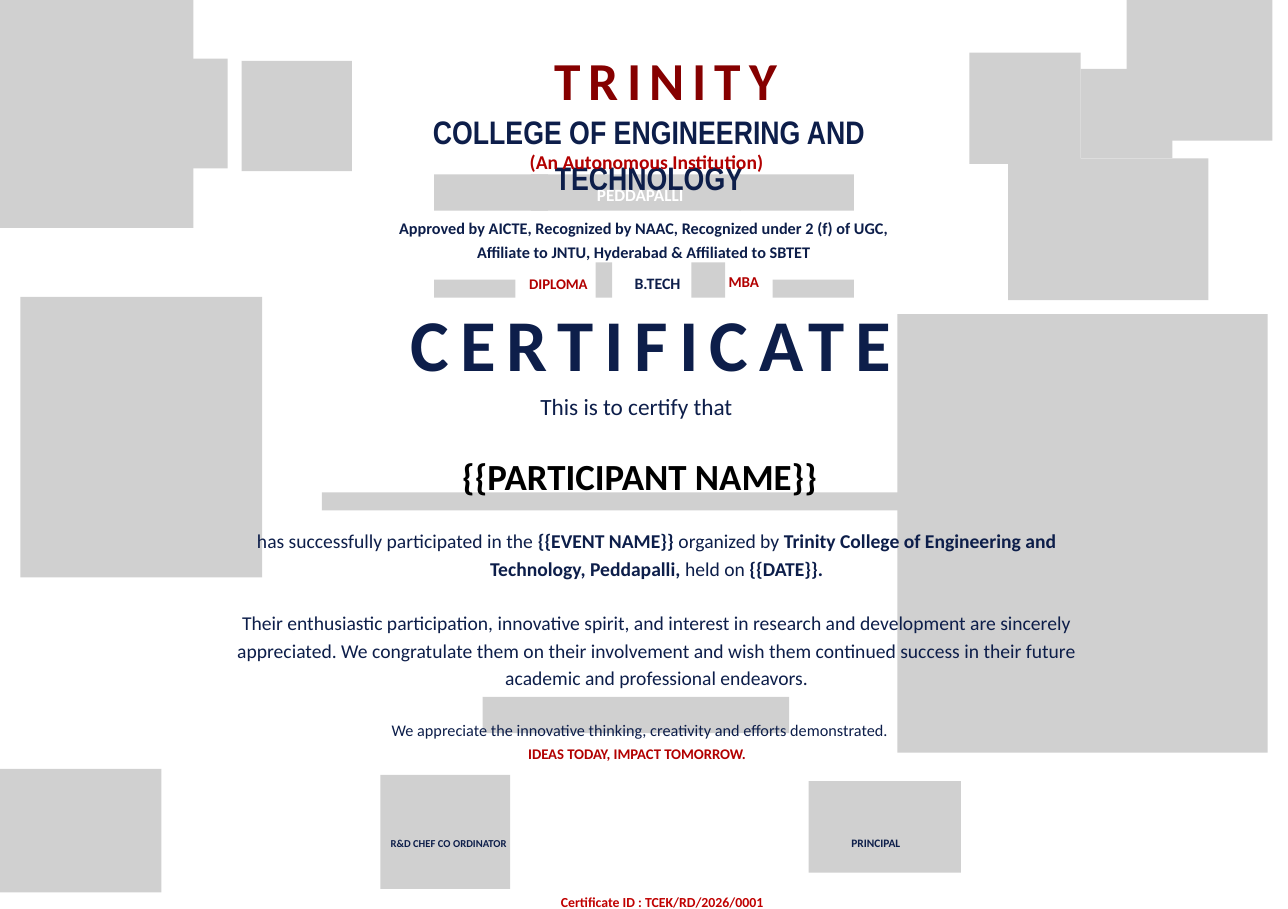
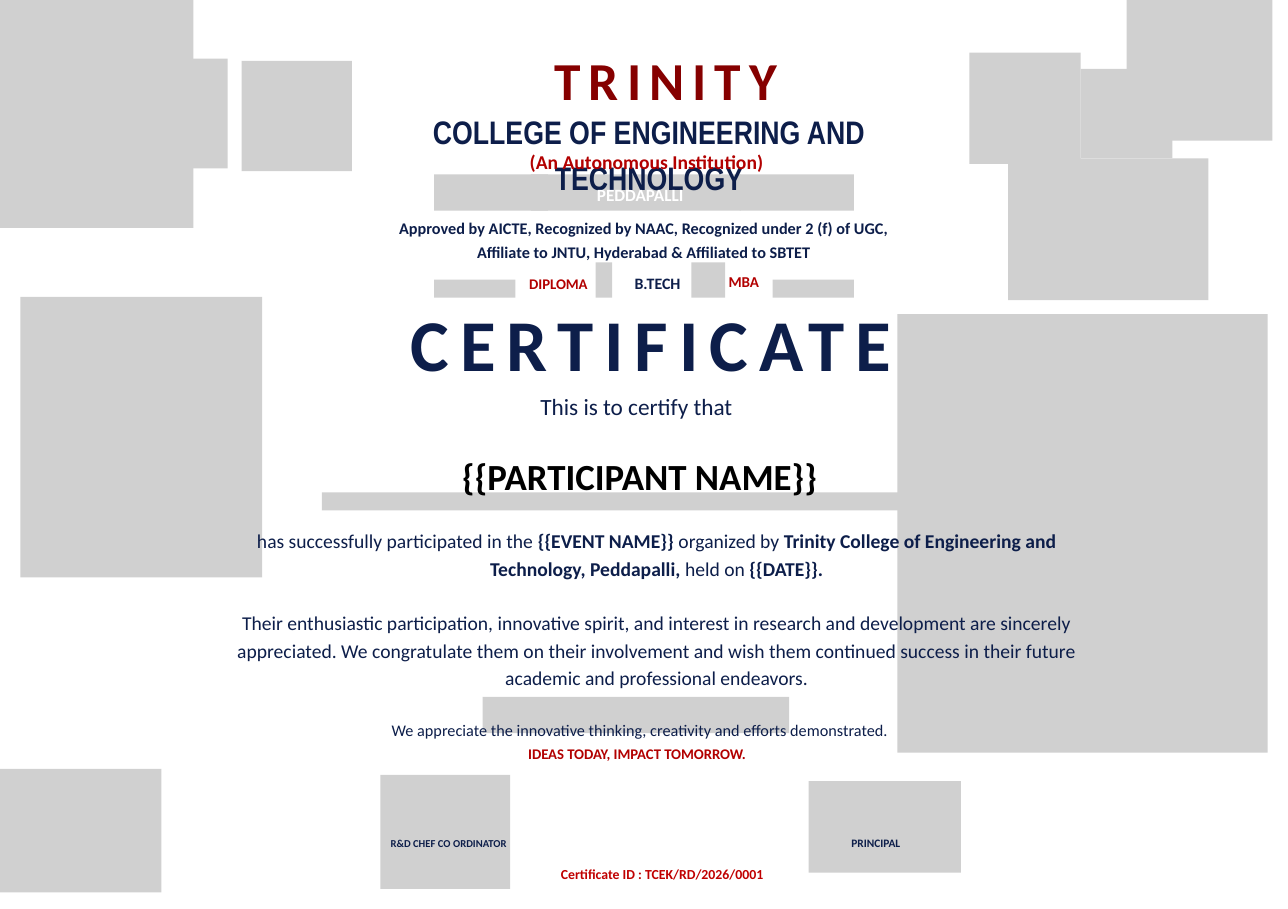
Before and after one commit to saicharan-bhuthkuri/rd, a slide deck: slide 1 of backend/CERTIFICATE_TEMPLATE.pptx. Drawn at 1288x909 pixels with LibreOffice and Linux fonts; fonts in the diff are those of the drawing; grey boxes stand for pictures; background and template pictures are left out. Boxes give left, top, right and bottom in pixels: in the first picture for what was removed or moved away, otherwise in the second. Text is boxed around its words. In the diff, an @@ line names an element or a change of style, - is before the commit and + after.

```diff
--- a/backend/CERTIFICATE_TEMPLATE.pptx
+++ b/backend/CERTIFICATE_TEMPLATE.pptx
@@ text "Certificate ID : TCEK/RD/2026/0001": place and size @@
-text "Certificate ID : TCEK/RD/2026/0001" at bbox=[561, 897, 763, 908]
+text "Certificate ID : TCEK/RD/2026/0001" at bbox=[561, 869, 763, 880]
```
Also in this commit, not shown: 4 other files.
